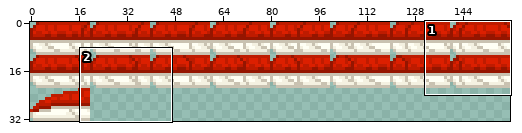
Sprite sheet -- src/monsters/coatlicasegment/body.png. Above: a wide view before the commit, with the close-up outlined.
Close-up. Old version:
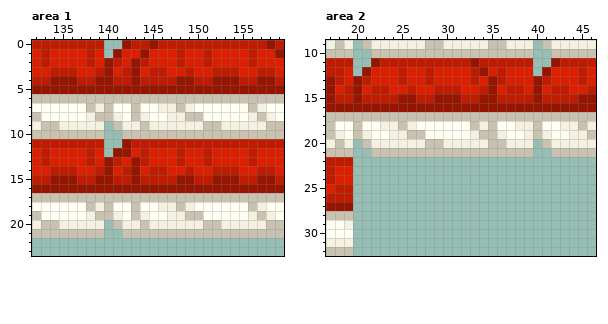
The file is 160x33 pixels. Shown: area 1: x 132..159, y 0..23; area 2: x 17..46, y 9..32.
The result:
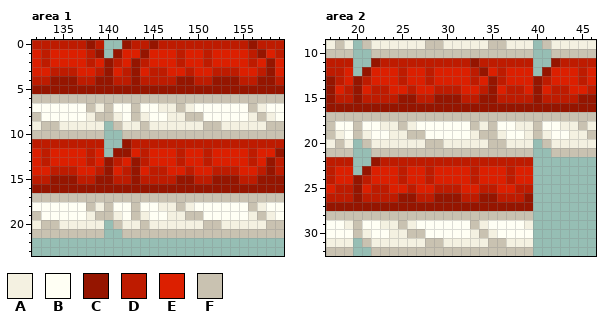
Palette (. is transparent): A #f4f1e1  B #fffff4  C #951500  D #be1b00  E #dc1f00  F #c9c2b1
Message: animation triggers only when on ground
From old to new:
Area 1:
y 0: x 138 D -> C; x 156 D -> C; x 158 C -> D
y 1: x 139 E -> C; x 157 E -> C; x 159 C -> D
y 2: x 158 E -> C
y 3: x 158 D -> C
y 12: x 159 E -> C
y 13: x 158..159 EE -> CD
y 14: x 158..159 DE -> CD
y 15: x 159 D -> C
Area 2:
y 22: x 22..39 .................. -> CDDDDDDDDDDDDDDDDD
y 23: x 21..39 ................... -> CEEEDEEDEEEEDEEEDEE
y 24: x 20..39 .................... -> CDEEEDEEDEEEEDEEEDEE
y 25: x 20..39 .................... -> CEDDEEDEEDDDEEDDEEDD
y 26: x 20..39 .................... -> CDDDDCCDDCCCDDCCDDDC
y 27: x 20..39 .................... -> CCCCCCCCCCCCCCCCCCCC
y 28: x 20..39 .................... -> FFFFFFFFFFFFFFFFFFFF
y 29: x 20..39 .................... -> FBBAAFABBBBBBFABBBBA
y 30: x 20..39 .................... -> FABBAAFFBBBBBAFABBBB
y 31: x 21..39 ................... -> FAAAAAAFFAAAAAFFAAA
y 32: x 22..39 .................. -> FFFFFFFFFFFFFFFFFF
Changed places in both close-ups, as pixel boxes (x1, y1, x2, y2):
changed: (86, 40, 104, 58)
changed: (248, 40, 284, 76)
changed: (266, 148, 284, 184)
added: (353, 157, 533, 256)
